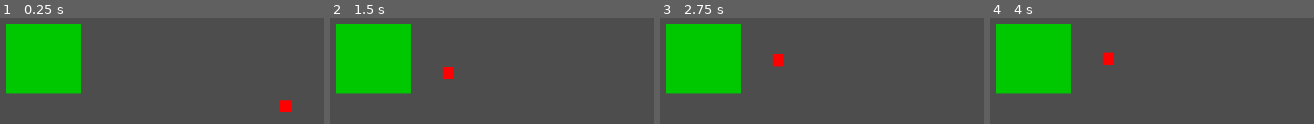
Above: before the commit, frames 1-4 (left to right).
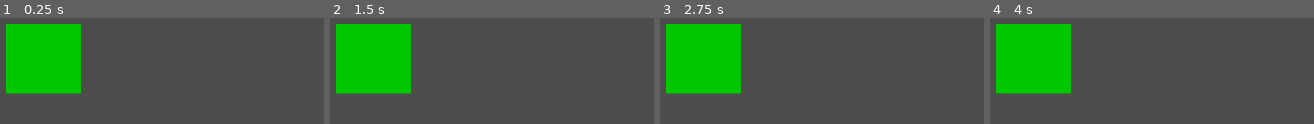
Above: after the commit, the same moments.

Repository: jakubaszcz/Prototype-Evil-Tower
Game: Godot game, scene res://Components/Scenes/Game.tscn
The game is run twice, just before and just after one commit, with the same random seed, the same clock (stepped at 60 frames per second) and the same inputs.
Inputs:
- Up to frame 1 (0.25 s): no input
- Up to frame 2 (1.5 s): no input
- Up to frame 3 (2.75 s): tap Enter at 2 s
- Up to frame 4 (4 s): tap Space at 2.75 s; tap Enter at 3.5 s

The runs differ from the first frame. In frame 1, 0.4% of the frame differs, in the area x 86-90%, y 77-89%; in frame 2, 0.4%; in frame 3, 0.5%, in the area x 34-39%, y 33-47%; in frame 4, 0.5%.

Commit message:
[PET] Spawn Area For Enemies

Diff:
--- a/Components/Scenes/Game.tscn
+++ b/Components/Scenes/Game.tscn
@@ -2,7 +2,7 @@
 
 [ext_resource type="Script" uid="uid://b8oj5t1y3uoql" path="res://Scripts/Scenes/Game.gd" id="1_iqgff"]
 [ext_resource type="PackedScene" uid="uid://cq0st15no33wp" path="res://Components/Entities/Player.tscn" id="2_jru4f"]
-[ext_resource type="PackedScene" uid="uid://7qrwl6nlntii" path="res://Components/Entities/Enemy.tscn" id="3_jru4f"]
+[ext_resource type="PackedScene" uid="uid://ootpfvisx2mm" path="res://Components/Entities/Map.tscn" id="3_jru4f"]
 
 [node name="Game" type="Node2D"]
 script = ExtResource("1_iqgff")
@@ -16,5 +16,5 @@
 
 [node name="Enemies" type="Node" parent="Components"]
 
-[node name="Enemy" parent="Components/Enemies" instance=ExtResource("3_jru4f")]
-position = Vector2(981, 388)
+[node name="SpawnArea" parent="Components/Enemies" node_paths=PackedStringArray("player") instance=ExtResource("3_jru4f")]
+player = NodePath("../../Player/Player")
--- a/Scripts/Entities/Enemies.gd
+++ b/Scripts/Entities/Enemies.gd
@@ -1,11 +1,11 @@
 extends CharacterBody2D
 
 var enemy_speed := 200.0
-@onready var player: CharacterBody2D = $"../../Player/Player"
+@export var player : CharacterBody2D
+
 
 func _physics_process(delta: float) -> void:
 	if !player: return
-
 	var direction = (player.global_position - self.global_position).normalized()
 	velocity = direction * enemy_speed
 	move_and_slide()
Not shown: 1 places in Components/Entities/Enemy.tscn that only renumber resources
